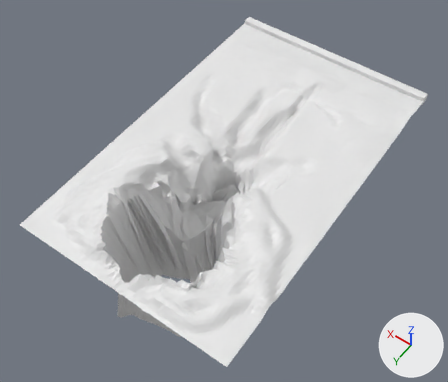
Two versions of the Blender file models/blenderfiles/BGhole.blend, one commit apart.
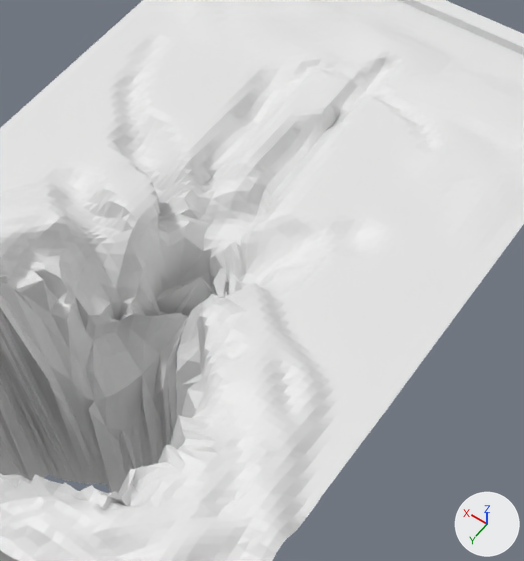
Old and new are each drawn whole from a 50 mm camera at (-33.6, 73.7, 100.6) aimed at (19.7, -0.9, -16.7) and again close up on the part from 31% to 85% of the width and 15% to 82% of the height. Arrows for +X, +Y and +Z are at lower right; the lights stay in place.

Before the edit, the objects in view are built like this:
```python
me_cube_001 = bpy.data.meshes.new('Cube.001')
me_cube_001.from_pydata(...)  # a box spanning x -1.0..1.0, y -1.0..1.0, z -1.0..1.0
me_grid = bpy.data.meshes.new('Grid')
me_grid.from_pydata(...)  # 5899 vertices, 5629 faces; spans x -10.1..40.0, y -40.0..40.2, z -42.2..3.3
ob_cube = bpy.data.objects.new('Cube', me_cube_001)
ob_cube.location = (14.8, -39.3, 0.0)
ob_cube.scale = (25.0, 1.0, 1.0)
ob_grid = bpy.data.objects.new('Grid', me_grid)
ob_grid.location = (0.0, 0.0, 0.0)
```
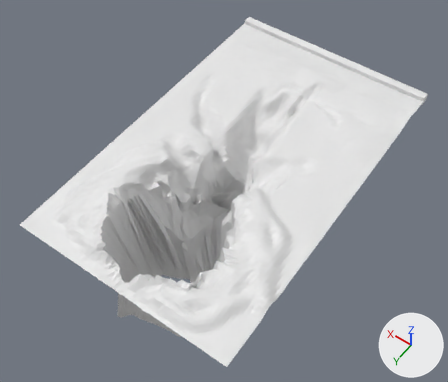
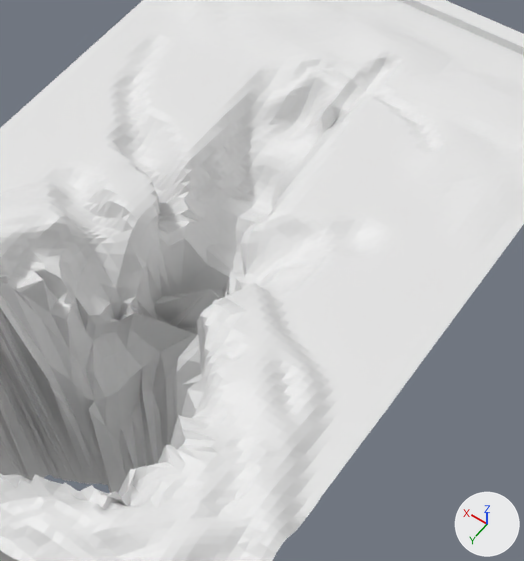
Changed parts and their boxes [x1, y1, x2, y2] in the close-ups (524 x 561 px; the box of a moved part takes in the faces that stretch with it):
part 1 of me_grid, moved or reshaped: [103, 68, 351, 473] in both

Patch to the scene script:
```diff
--- a/models/blenderfiles/BGhole.blend.py
+++ b/models/blenderfiles/BGhole.blend.py
@@ me_grid @@
 me_grid.from_pydata(...)  # 5899 vertices, 5629 faces; spans x -10.1..40.0, y -40.0..40.2, z -42.2..3.3
 # used by ob_grid; location = (0.0, 0.0, 0.0)
+# me_grid part 1: 388 of 5899 vertices moved; they spanned x 11.0..21.5, y -23.0..13.8, z -26.0..0.4 and now span x 10.2..21.7, y -23.1..13.6, z -26.1..0.3; mean shift (-0.2, -0.5, -2.3); largest move (15.8, -8.5, -0.3) -> (16.4, -10.1, -7.8)
```
